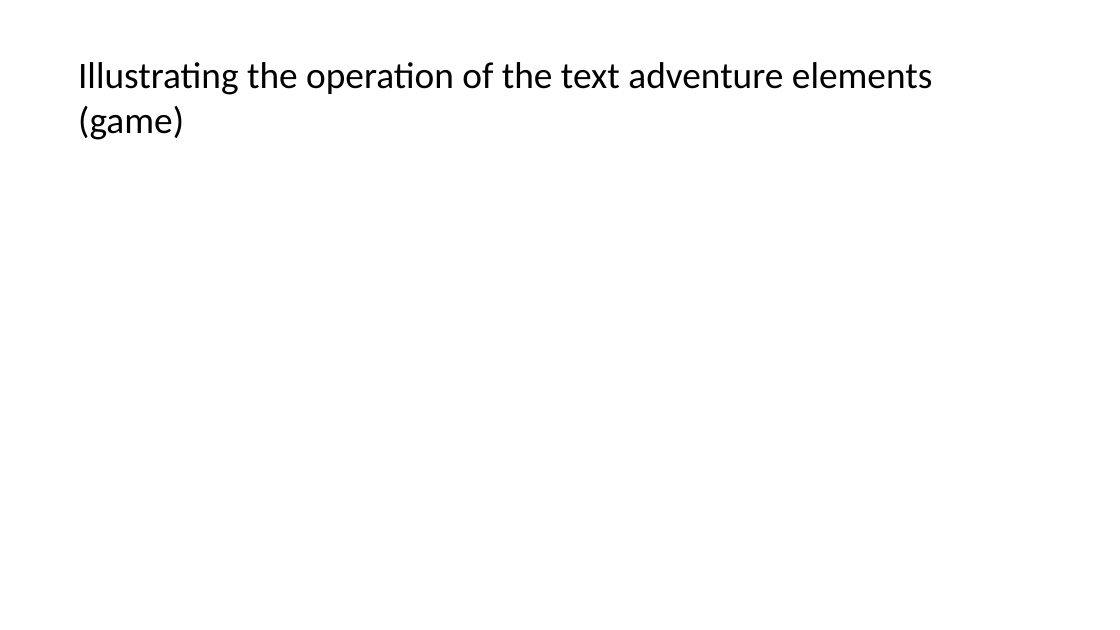
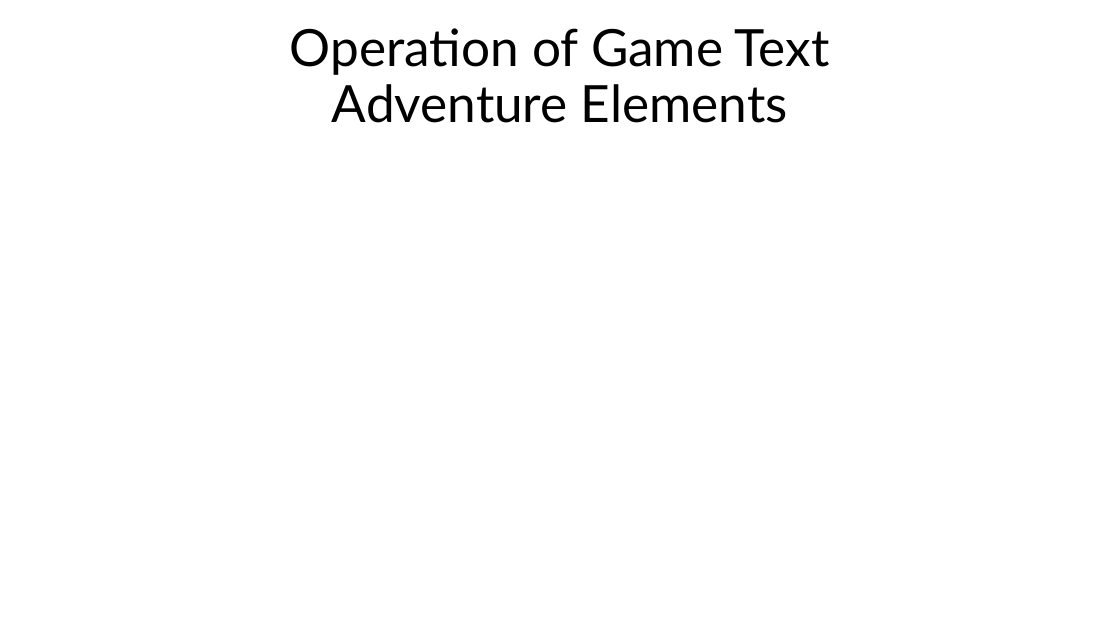
Before and after one commit to t-walk161/CSC1030GroupProject, a slide deck: slide 6 of Pages/TheSlackJobPP.pptx (slide 7 before the commit). Drawn at 1120x630 pixels with LibreOffice and Linux fonts; fonts in the diff are those of the drawing. Boxes give left, top, right and bottom in pixels: in the first picture for what was removed or moved away, otherwise in the second. Text is boxed around its words. In the diff, an @@ line names an element or a change of style, - is before the commit and + after.

Commit message:
Updated Powerpoint

```diff
--- a/Pages/TheSlackJobPP.pptx
+++ b/Pages/TheSlackJobPP.pptx
@@ title "Operation of Game Text Adventure ..." at [290, 28, 830, 123]: vertical alignment top to middle @@
@@ title at [290, 28, 830, 123]: text changed; size 32 to 44 pt; font Calibri to Lato @@
-Illustrating the operation of the text adventure elements (game)
+Operation of Game Text Adventure Elements
```
Also in this commit, not shown: 6 slides added, 8 slides removed, 1 other file.
